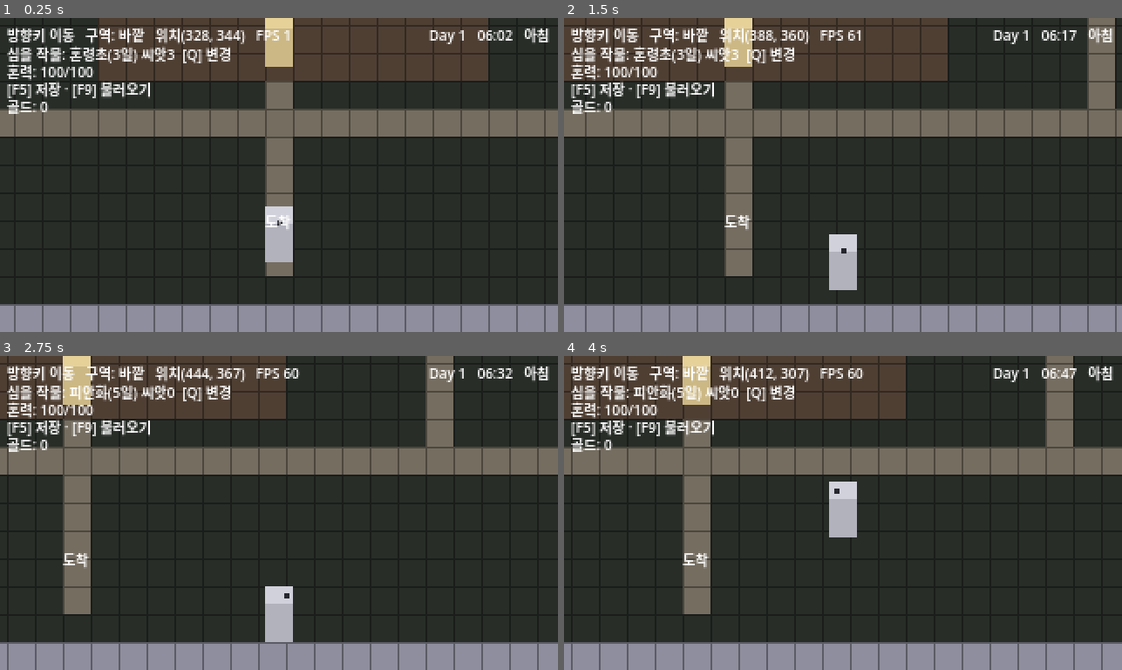
Above: before the commit, frames 1-4 (two rows, left to right).
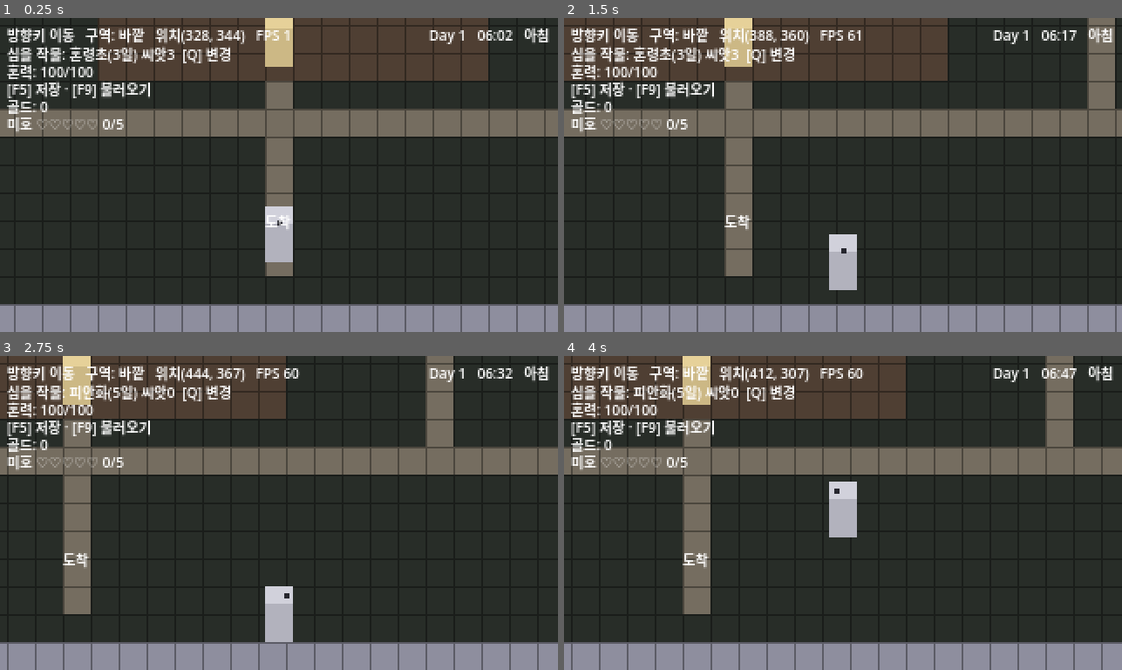
Above: after the commit, the same moments.

Repository: JeffKM/naraka-valley
Game: Godot game, scene res://main.tscn
Two runs of this game, one before a commit and one after it. Both use one fixed random seed, a clock stepped at 60 frames per second and the inputs below.
Inputs:
- Up to frame 1 (0.25 s): no input
- Up to frame 2 (1.5 s): tap Enter (ui_accept) at 0.5 s; hold Right (ui_right) 0.53-1.28 s; tap E (interact) at 0.6 s; tap B (shop_buy) at 0.77 s; tap G (gift_item, bound only after the commit) at 0.8, 1.35 s; hold Down (ui_down) from 1.28 s (still down)
- Up to frame 3 (2.75 s): tap B (shop_buy) at 1.52 s; tap E (interact) at 1.55 s; release Down (ui_down) at 2.03 s; hold Right (ui_right) from 2.03 s (still down); tap Q (cycle_crop) at 2.1 s; tap G (gift_item, bound only after the commit) at 2.3 s
- Up to frame 4 (4 s): release Right (ui_right) at 2.78 s; hold Up (ui_up) 2.78-3.53 s; tap E (interact) at 2.85 s; tap B (shop_buy) at 3.02, 3.77 s; hold Left (ui_left) from 3.53 s (still down); tap G (gift_item, bound only after the commit) at 3.6 s

The runs differ from the first frame. In frame 1, 0.3% of the frame differs, in the area x 1-23%, y 31-37%; in frame 2, 0.3%; in frame 3, 0.3%; in frame 4, 0.3%.

Commit message:
✨ feat: T3.3 호감도(하트) — 미호 일일 대화 + 선물로 관계 루프 시작
T3.2 첫 사람 접점(미호 대화) 위에 관계 수치를 얹었다. 일일 대화(하루 1회 소폭)와
선물(영혼 호박 선호)로 호감도가 오르고, 하트 단계가 좌상단 UI에 반영된다(완료기준).
CONTEXT '호감도'의 이중 보상(농사 효율↑=여우불 T3.4 / 이야기↑=대사 변화)이 얹힐
토대다. 회색 하트 막대만(ADR-0001, 초상화는 Phase 2).

- affinity.gd(Affinity, Node): energy·wallet과 같은 결 — "미호 호감도 수치" 단일
  책임 + changed 시그널. 두 채널로 오름 — ㉠ 일일 대화(daily_talk +5 소폭, 느린
  채널) ㉡ 선물(gift 일반 +15 / 선호 영혼 호박 +40, 빠른 채널). 둘 다 게임 날짜
  (GameClock.day)로 "하루 1회" 게이팅(can_daily_talk/can_gift, 같은 날 중복 방지).
  하트 = 점수 / POINTS_PER_HEART(50) 내림, MAX_HEARTS(5)에서 clamp. heart_bar()가
  ♥♡ 막대 생성. 상태(정수 셋)는 그대로 직렬화, 복원 시 점수 [0,MAX] clamp.
- miho.gd: lines(hearts, first_today) — 하트 단계로 대사 묶음 선택(ADR-0005 서사는
  캐릭터에만). 하트0 온보딩 / 1~2 속죄 한 토막('방화→양육') / 3+ 더 깊은 토막+여우불
  떡밥 / 오늘 두번째면 짧은 인사. 대사 변화(CONTEXT '호감도').
- inventory.gd: take_harvest(crop_id) — 선물용 수확물 1개 소모(0이면 키 삭제).
- main: 미호 바라보고 E면 _start_dialogue가 daily_talk로 오늘 첫 대화에만 소폭 지급
  + 하트·first_today로 대사 선택. G면 _try_gift가 선택 작물 수확물 1개 소모하고 gift
  적용(없음·중복선물 방어+notice). 좌상단 하트 막대 HUD + 프롬프트 "[E] 대화 [G] 선물".
  세이브에 affinity 한 조각 추가(SaveManager 불변).

헤드리스 단위검증(시작0·하트0·빈 막대 / 선호 판정 / 일일 대화 소폭·같은날 중복
금지·이튿날 재지급 / 선물 일반15·선호40·같은날 중복 금지 / 55점→1하트·막대 / MAX
clamp / 세이브 라운드트립·게이팅 유지·손상·음수 방어 / take_harvest 소모·0키 삭제·
없음 실패 / 미호 대사 하트단계·첫대화 분기) + 통합 임포트·구동 클린(에러·경고 0).

Co-Authored-By: Claude Opus 4.8 (1M context) <noreply@anthropic.com>

Diff:
--- /dev/null
+++ b/game/affinity.gd
@@ -0,0 +1,100 @@
+extends Node
+class_name Affinity
+# T3.3 — 호감도(하트): 미호와의 관계 수치.
+#
+# 목적: "일일 대화(하루 1회 소폭)와 선물(영혼 호박 선호)로 호감도가 오르고,
+#       하트 단계가 UI에 반영된다"를 회색 UI만으로 검증한다
+#       (ADR-0001 그레이박스, CONTEXT '호감도').
+#
+# 설계 메모:
+#   - energy.gd·wallet.gd와 같은 결: 이 노드는 "미호 호감도 수치"라는 단일 책임만
+#     가진다. 대화/선물 트리거(말걸기)·HUD 표시·여우불 연동(T3.4)은 main이 맡고,
+#     여기서는 상태(누적 점수·마지막 행동 날)와 changed 시그널만 제공한다.
+#   - 두 채널로 오른다 — ㉠ 일일 대화(하루 1회 소폭, 느린 채널) ㉡ 선물(선호 작물 큰
+#     폭, 빠른 채널). 둘 다 "하루 1회" 리듬에 맞춰 게임 날짜로 게이팅한다(같은 날
+#     중복 보상 방지). 무엇이 '오늘'인지의 트리거 값(GameClock.day)은 main이 넘긴다.
+#   - 하트 = 점수 / POINTS_PER_HEART(내림). MAX_HEARTS에서 멈춘다. CONTEXT '호감도'의
+#     이중 보상(농사 효율↑ = 여우불 강화 T3.4 / 서사↑ = 미호 대사 변화)이 이 하트
+#     단계 위에 얹힌다(여기서는 단계 값만 제공, 보상 연결은 각 시스템이 맡음).
+#   - 선호 작물은 영혼 호박(CONTEXT '영혼 호박' — 미호 호박밭 떡밥과 이어지는 상징
+#     작물). 데이터는 CropCatalog id를 그대로 쓴다(코드·세이브용).
+#   - T2.5 세이브/로드 — 상태가 정수 셋(점수·마지막 대화날·마지막 선물날)뿐이라
+#     그대로 직렬화된다. 복원 시 점수는 [0, MAX_POINTS]로 잘라 손상 세이브에 방어한다.
+
+signal changed(points: int, hearts: int)  # 호감도가 바뀐 프레임(main이 HUD 갱신)
+
+const MAX_HEARTS := 5             # 그레이박스 하트 단계 수(밸런싱은 후속)
+const POINTS_PER_HEART := 50      # 하트 한 칸을 채우는 데 필요한 점수
+const MAX_POINTS := MAX_HEARTS * POINTS_PER_HEART  # 만렙 점수(여기서 멈춤)
+
+const DAILY_TALK_POINTS := 5         # 일일 대화 1회 소폭(느린 채널)
+const GIFT_POINTS := 15              # 일반 작물 선물
+const GIFT_PREFERRED_POINTS := 40    # 선호 작물 선물(빠른 채널)
+const PREFERRED_CROP := CropCatalog.YEONGHON_HOBAK  # 영혼 호박 선호
+
+var points: int = 0
+var last_talk_day: int = -1   # 마지막으로 일일 대화 보상을 받은 게임 날(-1 = 아직 없음)
+var last_gift_day: int = -1   # 마지막으로 선물한 게임 날(-1 = 아직 없음)
+
+# ── 조회 ──────────────────────────────────────────────────────────────────
+# 현재 하트 단계(0..MAX_HEARTS). 점수를 칸당 점수로 나눈 내림값, 만렙에서 멈춘다.
+func hearts() -> int:
+	return mini(points / POINTS_PER_HEART, MAX_HEARTS)
+
+# 채운 하트 + 빈 하트 막대(HUD용). 예: 3/5 → "♥♥♥♡♡".
+func heart_bar() -> String:
+	var h := hearts()
+	return "♥".repeat(h) + "♡".repeat(MAX_HEARTS - h)
+
+# 이 작물이 미호의 선호 선물인가(선호면 선물 점수가 크다).
+func is_preferred(crop_id: String) -> bool:
+	return crop_id == PREFERRED_CROP
+
+# ── 일일 대화(하루 1회 소폭) ────────────────────────────────────────────────
+# 오늘(이 게임 날) 아직 대화 보상을 안 받았으면 줄 수 있다.
+func can_daily_talk(day: int) -> bool:
+	return day != last_talk_day
+
+# 일일 대화 보상을 적용한다. 오늘 이미 받았으면 false(점수 변화 없음 — 대사만 바뀐다).
+# 성공 시 last_talk_day를 갱신하고 소폭 점수를 더한 뒤 true.
+func daily_talk(day: int) -> bool:
+	if not can_daily_talk(day):
+		return false
+	last_talk_day = day
+	_add(DAILY_TALK_POINTS)
+	return true
+
+# ── 선물(선호 작물 큰 폭) ──────────────────────────────────────────────────
+# 오늘 아직 선물하지 않았으면 줄 수 있다(하루 1회).
+func can_gift(day: int) -> bool:
+	return day != last_gift_day
+
+# 선물 1회를 적용한다. 오늘 이미 했으면 0(획득 없음). 성공 시 얻은 점수를 반환한다
+# (선호 작물이면 큰 폭). 선물 작물의 소모는 호출 측(main+Inventory)이 책임진다.
+func gift(crop_id: String, day: int) -> int:
+	if not can_gift(day):
+		return 0
+	last_gift_day = day
+	var gained := GIFT_PREFERRED_POINTS if is_preferred(crop_id) else GIFT_POINTS
+	_add(gained)
+	return gained
+
+# 점수를 더하고 [0, MAX_POINTS]로 잘라 changed를 발화한다(음수·만렙 초과 방지).
+func _add(n: int) -> void:
+	points = clampi(points + n, 0, MAX_POINTS)
+	changed.emit(points, hearts())
+
+# ── T2.5 세이브/로드 ──────────────────────────────────────────────────────
+# 상태가 정수 셋뿐이라 그대로 직렬화된다. 복원 시 점수를 잘라 손상 세이브에 방어한다.
+func to_save() -> Dictionary:
+	return {
+		"points": points,
+		"last_talk_day": last_talk_day,
+		"last_gift_day": last_gift_day,
+	}
+
+func load_save(data: Dictionary) -> void:
+	points = clampi(int(data.get("points", 0)), 0, MAX_POINTS)
+	last_talk_day = int(data.get("last_talk_day", -1))
+	last_gift_day = int(data.get("last_gift_day", -1))
+	changed.emit(points, hearts())
--- a/game/inventory.gd
+++ b/game/inventory.gd
@@ -52,6 +52,17 @@
 	for id in harvested:
 		sum += harvested[id]
 	return sum
+
+# 거둔 수확물 n개를 꺼내 쓴다(T3.3 미호 선물 등). 모자라면 아무것도 안 하고 false.
+# 0이 되면 키를 지운다(seeds.take_seed와 같은 결).
+func take_harvest(crop_id: String, n: int = 1) -> bool:
+	if n <= 0 or harvest_count(crop_id) < n:
+		return false
+	harvested[crop_id] -= n
+	if harvested[crop_id] <= 0:
+		harvested.erase(crop_id)
+	changed.emit()
+	return true
 
 # 수확물 재고를 통째로 비운다(전량 판매 후 호출). 변화가 있을 때만 알린다.
 func clear_harvest() -> void:
--- a/game/main.gd
+++ b/game/main.gd
@@ -97,6 +97,8 @@
 @onready var dialogue: DialogueBox = $Dialogue                # T3.2 대사 진행기
 @onready var dialogue_panel: ColorRect = $CanvasLayer/DialoguePanel  # T3.2 대화 텍스트박스 배경
 @onready var dialogue_text: Label = $CanvasLayer/DialoguePanel/Text  # T3.2 대화 본문
+@onready var affinity: Affinity = $Affinity                   # T3.3 미호 호감도(하트)
+@onready var affinity_label: Label = $CanvasLayer/AffinityLabel  # T3.3 하트 HUD
 @onready var fade: ColorRect = $CanvasLayer/Fade
 
 var _grid: Array = []  # _grid[y][x] = 타일 id
@@ -168,6 +170,11 @@
 	var ev_b := InputEventKey.new()
 	ev_b.physical_keycode = KEY_B
 	InputMap.action_add_event("shop_buy", ev_b)
+	# T3.3 미호에게 선물(G). 미호를 바라볼 때만 처리하므로 밭 작업 키와 충돌하지 않는다.
+	InputMap.add_action("gift_item")
+	var ev_g := InputEventKey.new()
+	ev_g.physical_keycode = KEY_G
+	InputMap.action_add_event("gift_item", ev_g)
 
 # ── TileSet 조립: 단색 블록 아틀라스 + WALL 충돌 ──────────────────────────
 func _build_tileset() -> TileSet:
@@ -377,6 +384,7 @@
 		"farm": farm.to_save(),
 		"wallet": wallet.to_save(),
 		"inventory": inventory.to_save(),
+		"affinity": affinity.to_save(),
 		"selected_crop": _selected_crop,
 	}
 	if saver.save_game(data):
@@ -399,6 +407,8 @@
 		wallet.load_save(data["wallet"])
 	if data.has("inventory"):
 		inventory.load_save(data["inventory"])
+	if data.has("affinity"):
+		affinity.load_save(data["affinity"])
 	var sel: String = data.get("selected_crop", CropCatalog.HONRYEONGCHO)
 	_selected_crop = sel if CropCatalog.has_crop(sel) else CropCatalog.HONRYEONGCHO
 	_notice("불러옴")
@@ -448,6 +458,10 @@
 	var facing_miho := not _sleeping and _target == MIHO_TILE
 	if facing_miho and Input.is_action_just_pressed("interact"):
 		_start_dialogue()
+		return
+	# T3.3 미호 선물: 바라볼 때 G로 선택 작물 수확물 1개를 건넨다(호감도↑, 하루 1회).
+	if facing_miho and Input.is_action_just_pressed("gift_item"):
+		_try_gift()
 		return
 	if not _sleeping and _target_valid and Input.is_action_just_pressed("interact"):
 		_try_farm_action()
@@ -472,6 +486,10 @@
 	]
 	# T3.1 골드 HUD + 카페 출하대 패널(열렸을 때만).
 	gold_label.text = "골드: %d" % wallet.gold
+	# T3.3 미호 호감도 HUD: 하트 막대 + 단계 수(하트 단계가 UI에 반영 — 완료기준).
+	affinity_label.text = "미호 %s %d/%d" % [
+		affinity.heart_bar(), affinity.hearts(), Affinity.MAX_HEARTS
+	]
 	shop_panel.visible = _shop_open
 	if _shop_open:
 		shop_text.text = _shop_text()
@@ -483,7 +501,7 @@
 		interact_prompt.visible = false
 	elif facing_miho:
 		interact_prompt.visible = true
-		interact_prompt.text = "[E] %s와 대화" % miho.display_name()
+		interact_prompt.text = "[E] 대화   [G] %s 선물" % CropCatalog.name_of(_selected_crop)
 	elif not _sleeping and _zone_at(p) == "카페":
 		interact_prompt.visible = true
 		interact_prompt.text = "[E] 카페 출하대"
@@ -580,12 +598,31 @@
 # 말 걸면 텍스트박스가 뜨고, E로 끝까지 넘기면 닫힌다(완료기준). 대사 내용은 미호가
 # 들고 오고(ADR-0005), 진행·열림은 DialogueBox가, 패널 표시·이동잠금은 main이 맡는다.
 func _start_dialogue() -> void:
+	# T3.3 일일 대화: 오늘 첫 대화면 호감도를 소폭 올린다(하루 1회, Affinity가 게이팅).
+	# 보상 여부(first_today)와 현재 하트 단계로 어떤 대사를 들려줄지 미호가 고른다.
+	var first_today := affinity.daily_talk(clock.day)
+	var lines := miho.lines(affinity.hearts(), first_today)
 	# 대사가 없으면 시작하지 않는다(이동을 잠근 채 못 닫는 상태 방지).
-	if miho.lines().is_empty():
+	if lines.is_empty():
 		return
 	player.set_physics_process(false)  # 대화 중 이동 잠금(취침 연출과 같은 결)
 	player.velocity = Vector2.ZERO
-	dialogue.start(miho.display_name(), miho.lines())
+	dialogue.start(miho.display_name(), lines)
+
+# T3.3 미호 선물: 선택 작물(_selected_crop) 수확물 1개를 건네 호감도를 올린다.
+# 선호 작물(영혼 호박)이면 더 크게 오른다. 하루 1회만 가능(Affinity가 게이팅).
+func _try_gift() -> void:
+	var crop := _selected_crop
+	if inventory.harvest_count(crop) <= 0:
+		_notice("%s 수확물이 없다" % CropCatalog.name_of(crop))
+		return
+	if not affinity.can_gift(clock.day):
+		_notice("오늘은 이미 선물했다")
+		return
+	inventory.take_harvest(crop)              # 선물한 수확물 1개 소모
+	var gained := affinity.gift(crop, clock.day)
+	var tag := "(선호!) " if affinity.is_preferred(crop) else ""
+	_notice("%s 선물 %s+%d 호감도" % [CropCatalog.name_of(crop), tag, gained])
 
 # 현재 줄이 바뀔 때마다(시작·넘기기) 패널을 갱신한다. 마지막 줄이면 "닫기"로 안내.
 func _on_dialogue_changed(speaker: String, line: String) -> void:
--- a/game/main.tscn
+++ b/game/main.tscn
@@ -10,6 +10,7 @@
 [ext_resource type="Script" path="res://inventory.gd" id="8"]
 [ext_resource type="Script" path="res://dialogue.gd" id="9"]
 [ext_resource type="Script" path="res://miho.gd" id="10"]
+[ext_resource type="Script" path="res://affinity.gd" id="11"]
 
 [node name="Main" type="Node2D"]
 script = ExtResource("1")
@@ -41,6 +42,9 @@
 
 [node name="Miho" type="Node2D" parent="."]
 script = ExtResource("10")
+
+[node name="Affinity" type="Node" parent="."]
+script = ExtResource("11")
 
 [node name="Player" parent="." instance=ExtResource("2")]
 position = Vector2(328, 344)
@@ -116,6 +120,14 @@
 theme_override_font_sizes/font_size = 8
 text = "..."
 
+[node name="AffinityLabel" type="Label" parent="CanvasLayer"]
+offset_left = 4.0
+offset_top = 54.0
+offset_right = 200.0
+offset_bottom = 66.0
+theme_override_font_sizes/font_size = 8
+text = "..."
+
 [node name="ShopPanel" type="ColorRect" parent="CanvasLayer"]
 visible = false
 offset_left = 60.0
--- a/game/miho.gd
+++ b/game/miho.gd
@@ -15,13 +15,17 @@
 #     멘토)을 대사에 담되, 메인 플롯에 의존하지 않는 독립 온보딩성 안내로 닫는다.
 #   - 위치(어느 칸에 서 있나)는 main이 소유한다(TILE 규격도 main 것). main이 타일
 #     중앙으로 position을 맞추고, 상호작용 대상 판정도 main의 MIHO_TILE로 한다.
+#   - T3.3 대사 변화: 호감도(Affinity) 하트 단계가 오를수록 다른 대사 묶음을 들려준다
+#     (CONTEXT '호감도': 일일 대화로 대사 변화 + 하트 단계마다 속죄 서사 한 토막 해금).
+#     하트 수치·게이팅은 Affinity가 들고, 여기서는 "어떤 줄을 들려줄지"만 고른다
+#     (ADR-0005: 서사 텍스트는 캐릭터에만). main이 하트 수와 '오늘 첫 대화인가'를 넘긴다.
 
 const BODY_SIZE := Vector2(16, 32)  # NPC 자리 규격(ADR-0003, 플레이어와 동일)
 
-# 미호의 첫 대사(그레이박스). 밝고 해맑은 농사 멘토 + "파괴의 불 → 양육의 불" 속죄.
+# 하트 0(온보딩): 밝고 해맑은 농사 멘토 + "파괴의 불 → 양육의 불" 속죄 소개.
 # PackedStringArray() 생성자는 상수식이 아니라 const로 못 두므로, 상수식인 배열
 # 리터럴로 두고 lines()에서 PackedStringArray로 변환해 넘긴다.
-const LINES := [
+const LINES_INTRO := [
 	"어, 새 식구다! 반가워~ 난 미호, 이 밭 담당이야.",
 	"여기선 [E]로 흙 갈고, 씨앗 심고, 물 주면 돼. 쉽지?",
 	"내 여우불… 옛날엔 막 태워먹었는데, 여기선 작물 키우는 데 쓴단다. 신기하지!",
@@ -29,13 +33,38 @@
 	"모르는 거 있음 언제든 불러. 난 늘 여기 있을게~",
 ]
 
+# 하트 1~2(친해지는 중): 속죄 서사 한 토막 해금 — 방화의 과거를 살짝 연다.
+const LINES_WARMING := [
+	"또 왔구나! 네가 오면 이 밭이 좀 더 환해지는 것 같아.",
+	"있잖아… 난 살아서 불을 너무 사랑했어. 태우는 불 말이야.",
+	"여기선 그 불로 싹을 틔워. 망치던 힘을, 살리는 데 쓰는 거지. 이상하지?",
+]
+
+# 하트 3+(가까운 사이): 더 깊은 속죄 토막 + 여우불 강화(T3.4) 떡밥.
+const LINES_CLOSE := [
+	"너랑 이렇게 얘기하는 시간이 좋아. 진짜로.",
+	"내 여우불, 이젠 제법 말을 들어. 네 밭이라면 더 잘 자라게 해줄 수 있을 것 같아.",
+	"속죄가 별건가… 어제보다 한 포기 더 살리면 되는 거지. 네 덕분에 그걸 배워.",
+]
+
+# 오늘 이미 일일 대화를 한 뒤 또 말 걸었을 때(점수 없음 — 대사만 가볍게 바뀐다).
+const LINE_AGAIN := "오늘은 아까 봤잖아~ 그래도 얼굴 보니 좋네."
+
 # 대화창에 띄울 이름.
 func display_name() -> String:
 	return "미호"
 
-# 말 걸었을 때 들려줄 대사 줄들(DialogueBox가 순서대로 넘긴다).
-func lines() -> PackedStringArray:
-	return PackedStringArray(LINES)
+# 말 걸었을 때 들려줄 대사 줄들. hearts = 현재 하트 단계, first_today = 오늘 첫 대화인가.
+#   - 오늘 두 번째 이후면 짧은 인사 한 줄(일일 보상은 이미 받음 → Affinity가 막음).
+#   - 첫 대화면 하트 단계에 맞는 묶음을 들려준다(높을수록 속죄 서사가 더 열린다).
+func lines(hearts: int = 0, first_today: bool = true) -> PackedStringArray:
+	if not first_today:
+		return PackedStringArray([LINE_AGAIN])
+	if hearts >= 3:
+		return PackedStringArray(LINES_CLOSE)
+	if hearts >= 1:
+		return PackedStringArray(LINES_WARMING)
+	return PackedStringArray(LINES_INTRO)
 
 func _draw() -> void:
 	# 몸체: 발치 원점 기준 위로 16×32. 플레이어보다 따뜻한 톤으로 한눈에 구분.
Not shown, added: game/affinity.gd.uid
Not shown: 1 places in game/main.tscn that only renumber resources
Not shown, changed: ROADMAP.md
Not shown, changed: game/README.md
